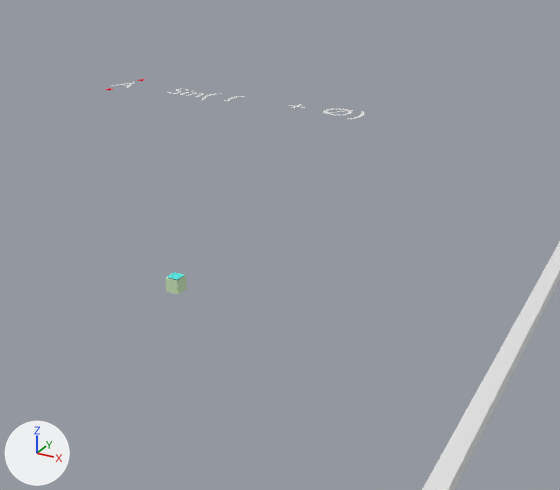
Two versions of the Blender file waveminer.blend, one commit apart.
One viewpoint serves both versions: a 50 mm camera at (11.81, -15.51, 9.62) aimed at (3.35, -0.13, 1.93). Lighting does not change. The marker at lower left points along +X, +Y and +Z.

Names of what the first picture shows: 'Goal', 'hud_c', 'hud_sin'.
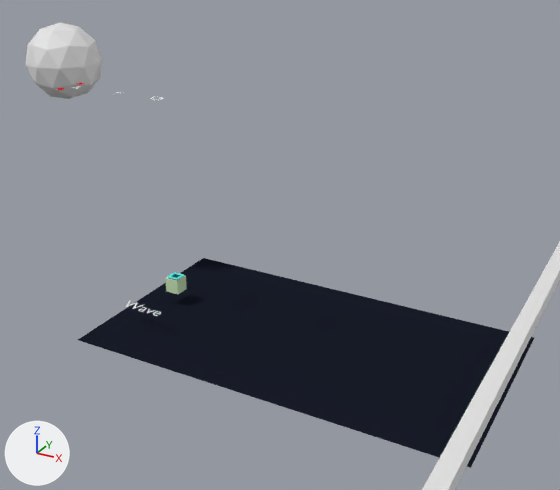
ob_hud is not drawn itself; it is the parent of ob_hud_a, ob_hud_b, ob_hud_c, ob_hud_plus, ob_hud_sin.

Pixel boxes (x1, y1, x2, y2) of what changed, in the pictures (560 x 490 px):
'Plane', added (black)
    after: (78, 258, 534, 468)
'testing_animations', added
    after: (25, 22, 102, 99)
'hud_sin', deleted
    before: (167, 89, 365, 119)
'hud_c', moved, rescaled
    before: (322, 108, 353, 115)
    after: (150, 97, 164, 100)
'hud_wave_name', added
    after: (125, 300, 161, 316)
'hud_a', moved, rescaled (not visible afterwards)
    before: (110, 82, 134, 88)
'hud_b', moved, rescaled (not visible afterwards)
    before: (225, 96, 245, 101)
'hud_plus', no longer drawn
    before: (288, 104, 305, 108)

What changed in the scene script:
```text
Add mat_material_006:
    mat_material_006 = diffuse_material('Material.006')
    mat_material_006.base_color = (0.00972, 0.0123, 0.0222)  # black #191d29
Add me_icosphere:
    me_icosphere.from_pydata(...)  # an icosphere of 80 faces spanning x -0.95..0.95, y -1.0..1.0, z -1.0..1.0
Add me_plane_008:
    me_plane_008.from_pydata([(-1.0, -1.0, 0.0), (1.0, -1.0, 0.0), (-1.0, 1.0, 0.0), (1.0, 1.0, 0.0)], [], [(0, 1, 3, 2)])
    me_plane_008.materials.append(mat_material_006)  # black #191d29
Add txt_text_001:
    txt_text_001 = bpy.data.curves.new('Text.001', 'FONT')
    txt_text_001.body = 'Wave'
Change ob_hud_c:
    ob_hud_c.location: (4.741, -2.536, 0.0) -> (3.78, -2.536, 0.0)
Remove ob_hud_sin:
    ob_hud_sin = bpy.data.objects.new('hud_sin', txt_text_006)
    ob_hud_sin.parent = ob_hud
    ob_hud_sin.matrix_parent_inverse = Matrix(((1.0, 0.0, 0.0, 2.013), (0.0, 1.0, 0.0, 1.997), (0.0, 0.0, 1.0, 0.0), (0.0, 0.0, 0.0, 1.0)))
    ob_hud_sin.location = (-0.044, -2.536, 0.0)
Change ob_hud:
    ob_hud.location: (-0.206, -1.355, 5.808) -> (-0.733, -2.227, 5.808)
    ob_hud.scale: (0.787, 0.787, 0.787) -> (0.393, 0.393, 0.393)
Add ob_testing_animations:
    ob_testing_animations = bpy.data.objects.new('testing_animations', me_icosphere)
    ob_testing_animations.location = (-3.19, -0.05, 5.81)
Add ob_plane:
    ob_plane = bpy.data.objects.new('Plane', me_plane_008)
    ob_plane.location = (4.06, 0.0, -0.61)
    ob_plane.rotation_euler = (9.425, 0.0, 0.0)  # degrees (180, 0, 0)
    ob_plane.scale = (5.12, 2.88, 3.2)
Add ob_hud_wave_name:
    ob_hud_wave_name = bpy.data.objects.new('hud_wave_name', txt_text_001)
    ob_hud_wave_name.parent = ob_hud
    ob_hud_wave_name.matrix_parent_inverse = Matrix(((2.542, 0.0, 0.0, 1.863), (0.0, 2.542, 0.0, 6.297), (0.0, 0.0, 2.542, -14.76), (0.0, 0.0, 0.0, 1.0)))
    ob_hud_wave_name.location = (-0.5, -2.0, 0.0)
    ob_hud_wave_name.scale = (0.5, 0.5, 0.5)
```
